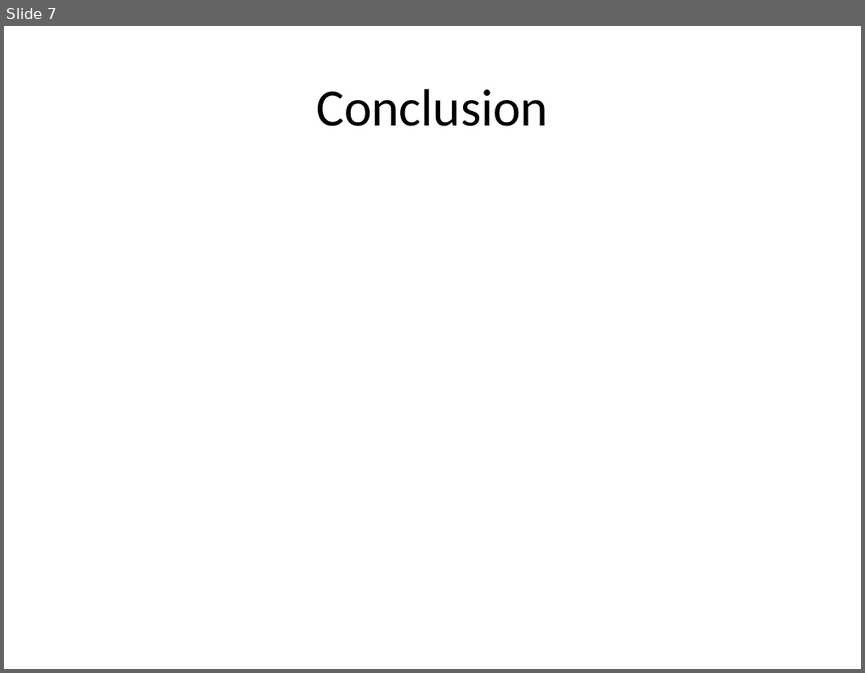
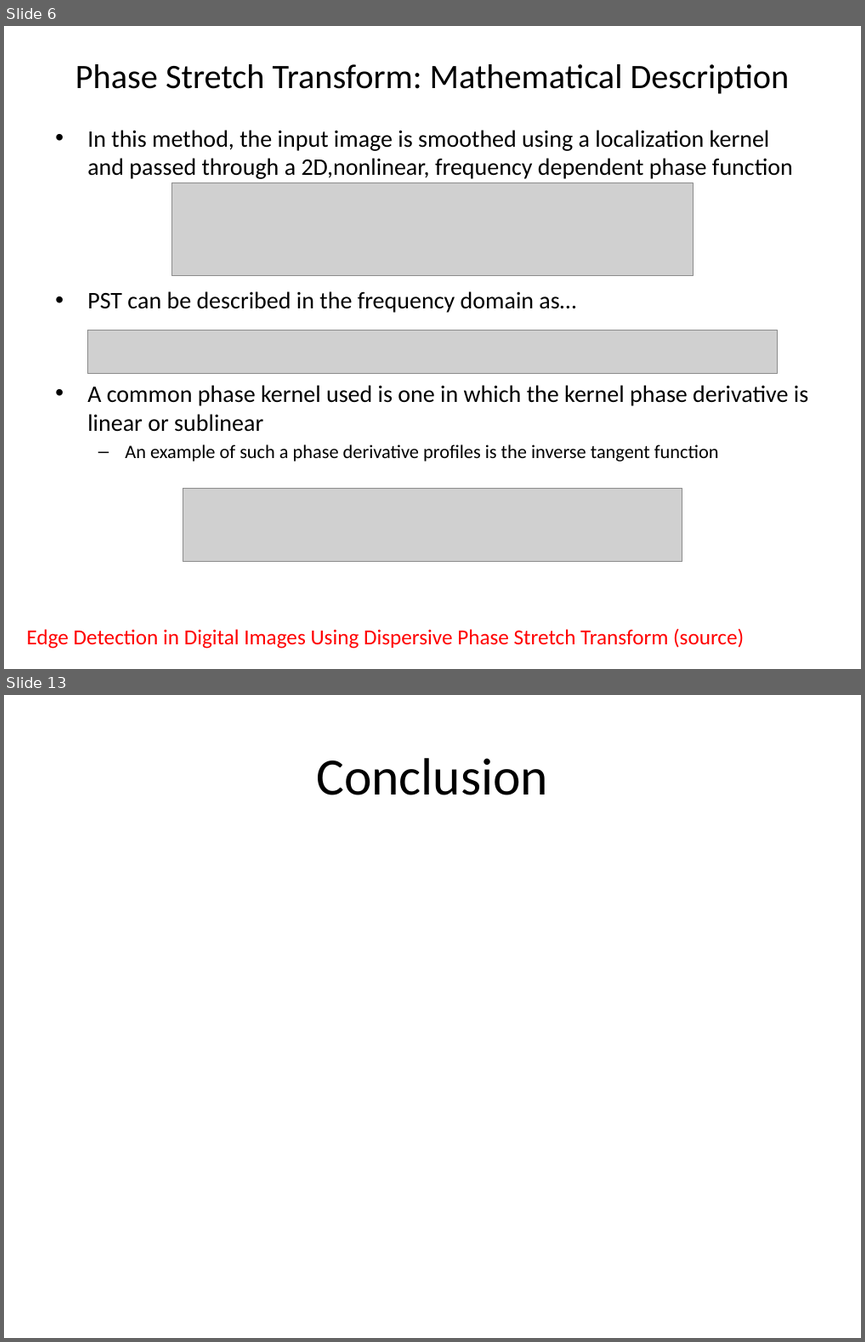
Before and after one commit to tristanmelton/ECE274, a slide deck: ref/Live-Cell_Tracking_using_Phase_Stretch_Transform.pptx. Shown one above the other, each under a label of ours: slide 7 before the commit, slides 6 and 13 after it; the slides between them are not shown. The pictures are 865x673 and 865x1342 pixels, drawn with LibreOffice and Linux fonts; fonts in the diff are those of the drawing; grey boxes stand for pictures. Boxes give left, top, right and bottom in pixels: in the first picture for what was removed or moved away, otherwise in the second. Text is boxed around its words. In the diff, an @@ line names an element or a change of style, - is before the commit and + after.

```diff
--- a/ref/Live-Cell_Tracking_using_Phase_Stretch_Transform.pptx
+++ b/ref/Live-Cell_Tracking_using_Phase_Stretch_Transform.pptx
@@ slide 6 added at (4, 26, 861, 669), background #FFFFFF @@
@@ title added at (75, 64, 789, 94), 28.8 pt, text #000000 @@
+Phase Stretch Transform: Mathematical Description
@@ text added at (87, 130, 808, 461), 20 pt, text #000000 @@
+• In this method, the input image is smoothed using a localization kernel and passed through a 2D,nonlinear, frequency dependent phase function
+• PST can be described in the frequency domain as…
+• A common phase kernel used is one in which the kernel phase derivative is linear or sublinear
+  – An example of such a phase derivative profiles is the inverse tangent function
@@ picture added at (172, 182, 692, 275) @@
@@ picture added at (88, 329, 778, 372) @@
@@ picture added at (183, 488, 682, 562) @@
@@ text added at (27, 628, 744, 648), 18 pt, text #FF0000 @@
+Edge Detection in Digital Images Using Dispersive Phase Stretch Transform (source)
@@ what was slide 7 is now slide 13 @@
```
Also in this commit, not shown: 3 slides changed, 8 other slides added, 3 slides removed.
